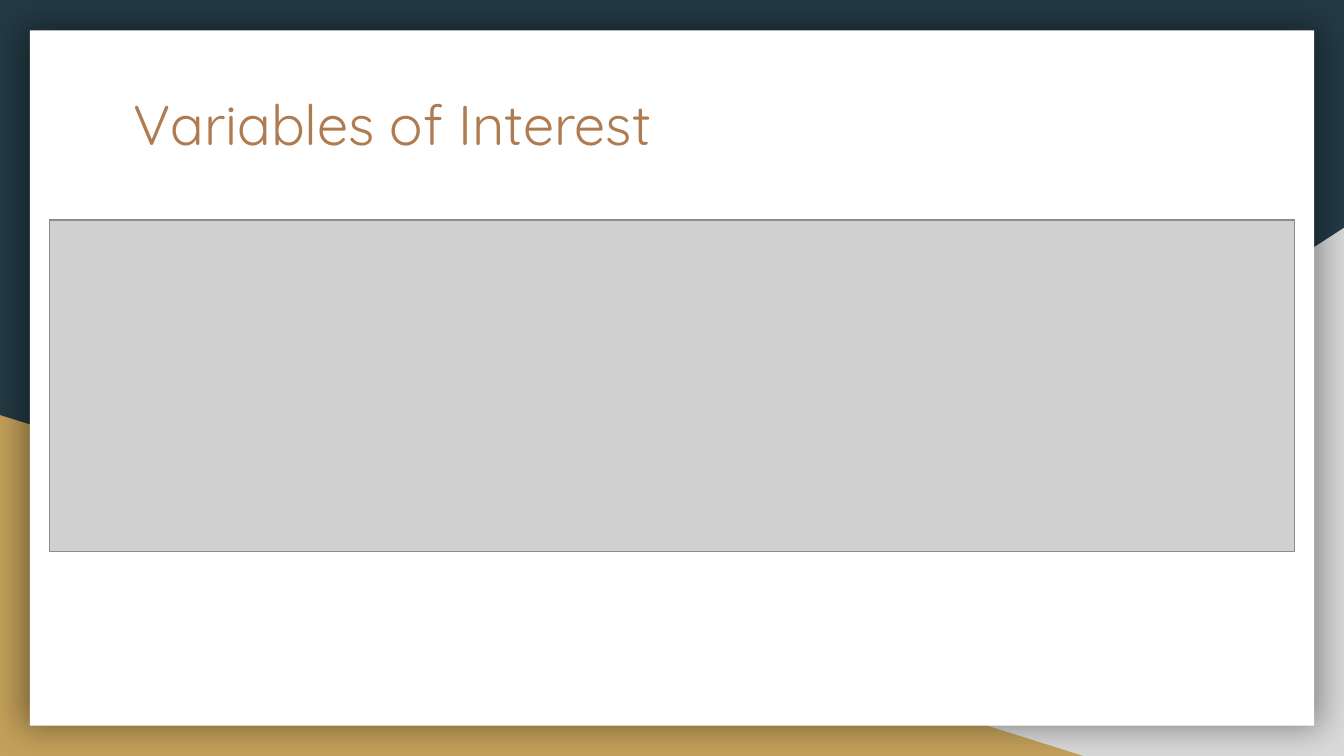
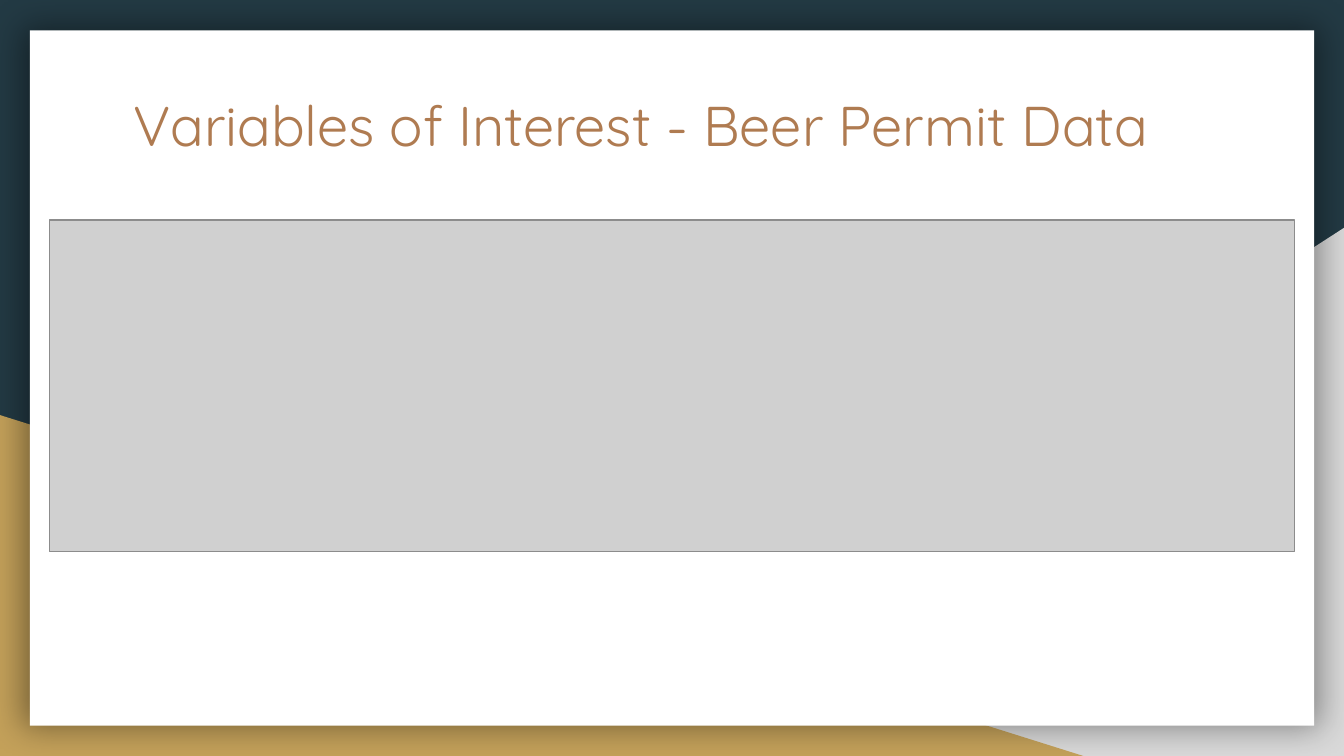
Before and after one commit to HannaKim4673/Beer_Restaurant_Success, a slide deck: slide 4 of Beer Restaurant Success.pptx. Drawn at 1344x756 pixels with LibreOffice and Linux fonts; fonts in the diff are those of the drawing; grey boxes stand for pictures. Boxes give left, top, right and bottom in pixels: in the first picture for what was removed or moved away, otherwise in the second. Text is boxed around its words. In the diff, an @@ line names an element or a change of style, - is before the commit and + after.

```diff
--- a/Beer Restaurant Success.pptx
+++ b/Beer Restaurant Success.pptx
@@ title at [134, 104, 1149, 147]: text changed @@
-Variables of Interest
+Variables of Interest - Beer Permit Data
```
Also in this commit, not shown: 6 other slides changed, 3 slides added.
